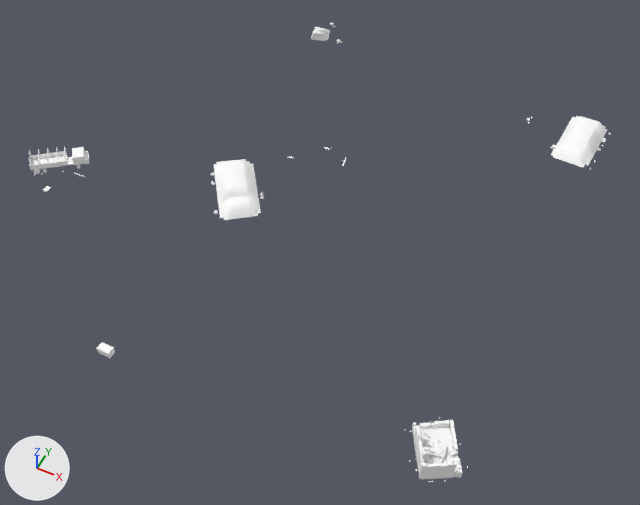
Two versions of the glTF model assets/models/outdoor/outdoor_10.glb, one commit apart.
Before and after are seen from a 50 mm camera at (50.2, -88.6, 97.8) aimed at (9.4, -6.9, -4.3). Arrows for +X, +Y and +Z are at lower left; the lights stay in place. The picture after the commit comes second. Vertices at exactly the same position are counted once.

The older version as bpy lines, for what is in view:
```python
me_gas_station_town = bpy.data.meshes.new('gas_station_town')
me_gas_station_town.from_pydata(...)  # 2837 vertices, 4494 faces; spans x -37.5..43.0, y -40.9..39.2, z 0.6..6.0
me_gas_station_town.materials.append(mat_kit_atlas)  # white #ffffff
ob_gas_station_town = bpy.data.objects.new('gas_station_town', me_gas_station_town)
ob_gas_station_town.location = (0.0, 0.0, 0.0)
```
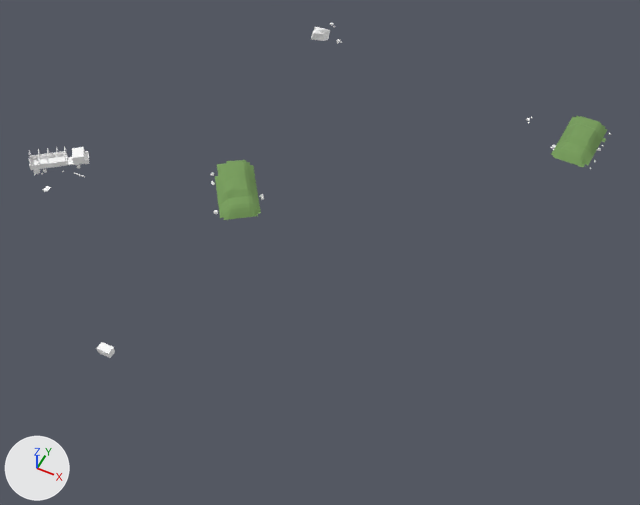
Edits to the scene script, one JSON object a line:
```json
{"op": "add", "block": "img_kit_dbr_ground", "code": ["img_kit_dbr_ground = load_image('kit_dbr_ground', '_unpacked/kit_dbr_ground', 8, 8, 'sRGB')"]}
{"op": "add", "block": "mat_ground", "code": ["mat_ground = principled_material('ground')", "mat_ground.texture = img_kit_dbr_ground", "mat_ground.roughness = 1.0"]}
{"block": "me_gas_station_town", "where": "# used by ob_gas_station_town; location = (0.0, 0.0, 0.0)"}
{"op": "remove", "block": "me_gas_station_town", "code": "me_gas_station_town.from_pydata(...)  # 2837 vertices, 4494 faces; spans x -37.5..43.0, y -40.9..39.2, z 0.6..6.0"}
{"op": "add", "block": "me_gas_station_town", "code": "me_gas_station_town.from_pydata(...)  # 1517 vertices, 2490 faces; spans x -37.5..42.9, y -40.9..39.2, z 0.6..5.2"}
{"block": "me_gas_station_town", "change": "me_gas_station_town part 1: 111 loose pieces with 1304 vertices, spanning x -1.7..43.0, y -38.5..8.7, z 1.5..6.0, are deleted"}
{"block": "me_gas_station_town", "change": "me_gas_station_town part 2: 220 vertices moved from x -9.6..0.3, y -9.4..-0.4, z 1.8..4.3 to x -9.6..0.3, y -9.4..-0.4, z 1.7..3.9; 30 vertices removed from x -10.8..-0.7, y -6.1..-2.3, z 2.1..3.6; 22 vertices added at x -10.4..-0.7, y -6.2..-2.3, z 1.8..3.2"}
{"block": "me_gas_station_town", "change": "me_gas_station_town part 3: 260 kept faces spanning x -10.0..42.3, y -40.9..31.4, z 0.7..3.7 get new texture (UV) coordinates"}
{"block": "me_gas_station_town", "change": "me_gas_station_town part 4: 1080 faces spanning x -9.6..42.5, y -12.4..36.1, z 0.6..3.9 switch from mat_kit_atlas (white #ffffff) to mat_ground (picture img_kit_dbr_ground)"}
{"block": "me_gas_station_town", "change": "other edits to the shape of me_gas_station_town do not show in these pictures"}
```

Boxes [x1, y1, x2, y2] around the edits, measured in the pictures (640 x 505 px; the box of a moved part takes in the faces that stretch with it):
```json
{"object": "gas_station_town", "change": "reshaped", "before": [29, 23, 611, 482], "after": [29, 23, 611, 358], "on screen": "27% shorter"}
{"part": 1, "of": "me_gas_station_town", "change": "deleted", "before": [287, 147, 468, 482]}
{"part": 2, "of": "me_gas_station_town", "change": "moved or reshaped", "before": [213, 159, 264, 216], "after": [215, 160, 264, 216]}
{"part": 3, "of": "me_gas_station_town", "change": "surface changed", "before": [211, 138, 600, 220], "after": [211, 138, 600, 220]}
{"part": 4, "of": "me_gas_station_town", "change": "recoloured", "before": [215, 116, 607, 220], "after": [215, 116, 607, 220]}
```
